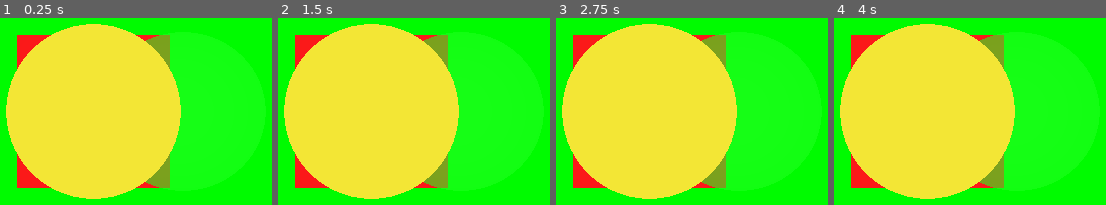
Above: before the commit, frames 1-4 (left to right).
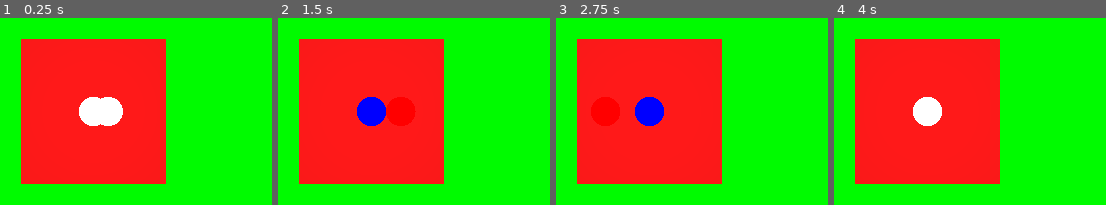
Above: after the commit, the same moments.

Repository: six-two/first-vr-test
Game: Godot game, scene res://xr_main.tscn
The game is run twice, just before and just after one commit, with the same random seed, the same clock (stepped at 60 frames per second) and the same inputs.
Inputs:
- Up to frame 1 (0.25 s): no input
- Up to frame 2 (1.5 s): tap Enter at 0.5 s; tap Space at 1.25 s
- Up to frame 3 (2.75 s): tap Enter at 2 s
- Up to frame 4 (4 s): no input

The runs differ from the first frame. In frame 1, 50% of the frame differs, in the area x 2-67%, y 3-97%; in frame 2, 50%; in frame 3, 50%; in frame 4, 50%.

Commit message:
Controllers can now collide with each others 👏

Diff:
--- /dev/null
+++ b/collision_shape_3d.gd
@@ -0,0 +1,39 @@
+extends XRNode3D
+
+# This is the material we want to change to.
+var collision_material : Material
+var mat := StandardMaterial3D.new()
+
+
+func _ready():
+	# Store the default material of the object to revert back later if needed
+	collision_material = $MeshInstance3D.material_override
+
+	if $MeshInstance3D:
+		$MeshInstance3D.scale = self.scale
+	$Area3D.scale = self.scale
+
+	# Connect signals to methods
+	$Area3D.connect("area_entered", self._on_Area_body_entered)
+	$Area3D.connect("area_exited", self._on_Area_body_exited)
+
+	# Ensure that the collision shapes are in the "Collidable" group
+	$Area3D.add_to_group("Collidable")
+	print_tree_pretty()
+
+	mat.albedo_color = Color(1, 1, 1)
+	mat.shading_mode = BaseMaterial3D.SHADING_MODE_UNSHADED
+
+func _on_Area_body_entered(body):
+	print("On body entered")
+	# Change the object's color when it collides
+	if body.is_in_group("Collidable"):
+		# Change the material to a new one (or just change its color)
+		$MeshInstance3D.material_override = mat
+		print("Collision detected!")
+
+func _on_Area_body_exited(body):
+	# Revert the material when the object exits the collision
+	if body.is_in_group("Collidable"):
+		$MeshInstance3D.material_override = collision_material
+		print("Collision ended!")
--- /dev/null
+++ b/debug.gd
@@ -0,0 +1,30 @@
+extends Node3D
+# This script "moves" the controllers in non-XR mode to have easy debugging on the desktop
+
+# Movement parameters
+@export var left_limit: float = -0.02
+@export var right_limit: float = 0.02
+@export var speed: float = 0.02
+
+var direction: int = 1  # 1 = right, -1 = left
+
+func _ready() -> void:
+	# Move the camera backwards, so that we can see the controllers
+	get_node("/root/XRMain/XROrigin3D/XRNode3D/XRCamera3D").position.z = 0.1
+
+
+func _process(delta: float) -> void:
+	if not get_viewport().use_xr:
+		# Move object
+		var x = get_parent().position.x
+		x += direction * speed * delta
+
+		# Switch direction if we hit a limit
+		if x > right_limit:
+			x = right_limit
+			direction = -1
+		elif x < left_limit:
+			x = left_limit
+			direction = 1
+
+		get_parent().position.x = x
--- /dev/null
+++ b/red_sphere.tres
@@ -0,0 +1,5 @@
+[gd_resource type="StandardMaterial3D" format=3 uid="uid://bf3ie2k8gtpm5"]
+
+[resource]
+shading_mode = 0
+albedo_color = Color(1, 0, 0, 1)
--- a/xr_main.gd
+++ b/xr_main.gd
@@ -7,6 +7,8 @@
 func _ready() -> void:
 	$CanvasLayer.visible = false
 	$CanvasLayer/Button.pressed.connect(self._on_button_pressed)
+
+	print_tree_pretty()
 
 	webxr_interface = XRServer.find_interface("WebXR")
 	if webxr_interface:
@@ -66,6 +68,11 @@
 
 func _webxr_session_started() -> void:
 	$CanvasLayer.visible = false
+
+	# Reset the position of the controler (modified by the debug script)
+	$XROrigin3D/LeftController.position.x = 0
+	$XROrigin3D/XRNode3D/XRCamera3D.position.z = 0
+
 	# This tells Godot to start rendering to the headset.
 	get_viewport().use_xr = true
 	# This will be the reference space type you ultimately got, out of the
--- a/xr_main.tscn
+++ b/xr_main.tscn
@@ -1,27 +1,31 @@
-[gd_scene load_steps=10 format=3 uid="uid://cgiorurih0iad"]
+[gd_scene load_steps=13 format=3 uid="uid://cgiorurih0iad"]
 
 [ext_resource type="Script" uid="uid://bb0k5a3id5df1" path="res://xr_main.gd" id="1_qtl1l"]
+[ext_resource type="Script" uid="uid://cqjxspc3nlfv4" path="res://collision_shape_3d.gd" id="2_d2wx5"]
+[ext_resource type="Script" uid="uid://who7ep7esm4p" path="res://debug.gd" id="2_mxae5"]
+
+[sub_resource type="SphereShape3D" id="SphereShape3D_mxae5"]
 
 [sub_resource type="StandardMaterial3D" id="StandardMaterial3D_mxae5"]
 shading_mode = 0
-albedo_color = Color(0.953644, 0.903418, 0.211569, 1)
+albedo_color = Color(1, 0, 0, 1)
 
 [sub_resource type="SphereMesh" id="SphereMesh_686up"]
-radius = 0.1
-height = 0.2
+material = SubResource("StandardMaterial3D_mxae5")
 
-[sub_resource type="BoxMesh" id="BoxMesh_jga2l"]
+[sub_resource type="StandardMaterial3D" id="StandardMaterial3D_686up"]
+shading_mode = 0
+albedo_color = Color(0, 0, 1, 1)
+
+[sub_resource type="SphereMesh" id="SphereMesh_qc7dy"]
+material = SubResource("StandardMaterial3D_686up")
+
+[sub_resource type="SphereShape3D" id="SphereShape3D_686up"]
 
 [sub_resource type="BoxMesh" id="BoxMesh_k0sh0"]
 
 [sub_resource type="StandardMaterial3D" id="StandardMaterial3D_d2wx5"]
 albedo_color = Color(1, 0, 0, 1)
-
-[sub_resource type="StandardMaterial3D" id="StandardMaterial3D_k0sh0"]
-transparency = 1
-albedo_color = Color(0.105882, 1, 0.105882, 0.588235)
-
-[sub_resource type="SphereMesh" id="SphereMesh_d2wx5"]
 
 [sub_resource type="Environment" id="Environment_k0sh0"]
 background_mode = 1
@@ -42,18 +46,33 @@
 top_level = true
 
 [node name="LeftController" type="XRController3D" parent="XROrigin3D"]
+transform = Transform3D(0.1, 0, 0, 0, 0.1, 0, 0, 0, 0.1, 0, 0, 0)
 tracker = &"left_hand"
+script = ExtResource("2_d2wx5")
+
+[node name="Area3D" type="Area3D" parent="XROrigin3D/LeftController"]
+
+[node name="CollisionShape3D" type="CollisionShape3D" parent="XROrigin3D/LeftController/Area3D"]
+shape = SubResource("SphereShape3D_mxae5")
 
 [node name="MeshInstance3D" type="MeshInstance3D" parent="XROrigin3D/LeftController"]
-transform = Transform3D(1, 0, 0, 0, 1, 0, 0, 0, 1, 0, 0, -0.349482)
-material_override = SubResource("StandardMaterial3D_mxae5")
 mesh = SubResource("SphereMesh_686up")
 
+[node name="Node3D" type="Node3D" parent="XROrigin3D/LeftController"]
+script = ExtResource("2_mxae5")
+
 [node name="RightController" type="XRController3D" parent="XROrigin3D"]
+transform = Transform3D(0.1, 0, 0, 0, 0.1, 0, 0, 0, 0.1, 0, 0, 0)
 tracker = &"right_hand"
+script = ExtResource("2_d2wx5")
 
 [node name="MeshInstance3D" type="MeshInstance3D" parent="XROrigin3D/RightController"]
-mesh = SubResource("BoxMesh_jga2l")
+mesh = SubResource("SphereMesh_qc7dy")
+
+[node name="Area3D" type="Area3D" parent="XROrigin3D/RightController"]
+
+[node name="CollisionShape3D" type="CollisionShape3D" parent="XROrigin3D/RightController/Area3D"]
+shape = SubResource("SphereShape3D_686up")
 
 [node name="Node3D" type="Node3D" parent="XROrigin3D"]
 transform = Transform3D(1, 0, 0, 0, 1, 0, 0, 0, 1, 0.544311, 0, -1.90895)
@@ -63,10 +82,6 @@
 mesh = SubResource("BoxMesh_k0sh0")
 skeleton = NodePath("../../XRNode3D")
 surface_material_override/0 = SubResource("StandardMaterial3D_d2wx5")
-
-[node name="MeshInstance3D" type="MeshInstance3D" parent="XROrigin3D/Node3D"]
-material_override = SubResource("StandardMaterial3D_k0sh0")
-mesh = SubResource("SphereMesh_d2wx5")
 
 [node name="CanvasLayer" type="CanvasLayer" parent="."]
 
Not shown, added: collision_shape_3d.gd.uid
Not shown, added: debug.gd.uid
